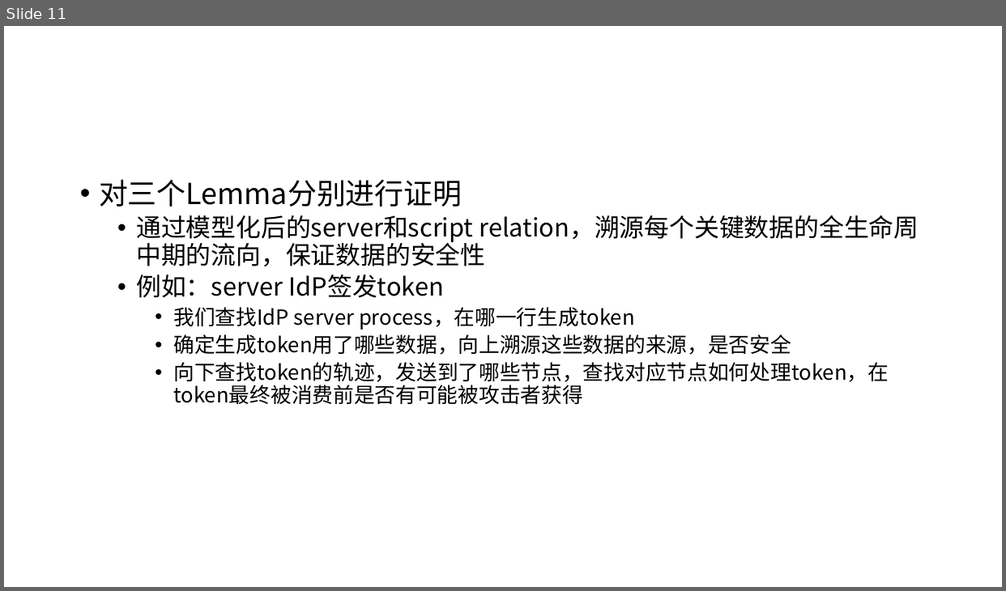
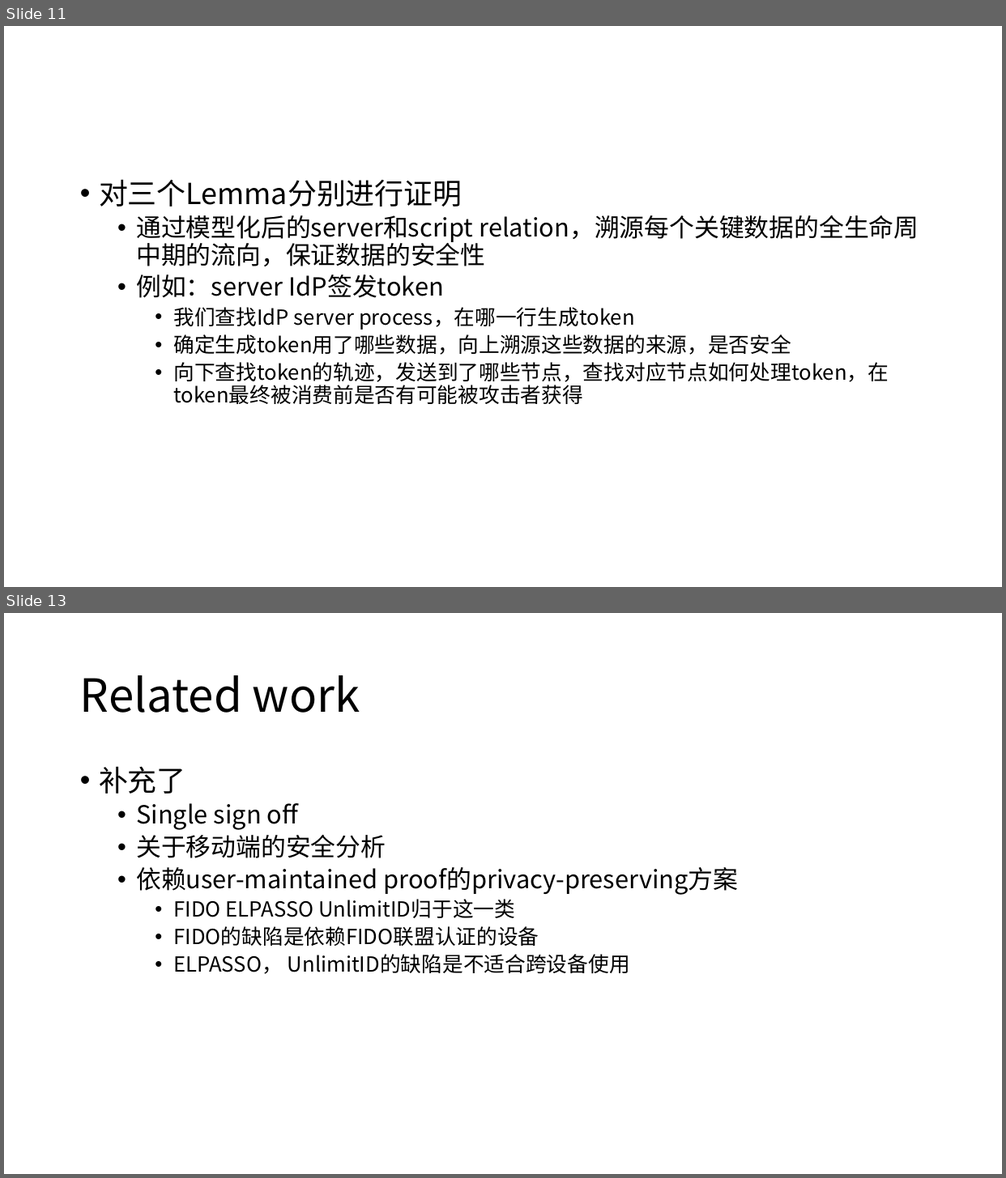
Before and after one commit to cqguo/OIDC-latex, a slide deck: other files/appendix说明.pptx. Shown one above the other, each under a label of ours: slide 11 before the commit, slides 11 and 13 after it; the slides between them are not shown. The pictures are 1006x591 and 1006x1178 pixels, drawn with LibreOffice and Linux fonts; fonts in the diff are those of the drawing. Boxes give left, top, right and bottom in pixels: in the first picture for what was removed or moved away, otherwise in the second. Text is boxed around its words. In the diff, an @@ line names an element or a change of style, - is before the commit and + after.

```diff
--- a/other files/appendix说明.pptx
+++ b/other files/appendix说明.pptx
@@ slide 13 added at (4, 613, 1002, 1174), background #FFFFFF @@
@@ title added at (80, 675, 360, 713), 44 pt, text #000000 @@
+Related work
@@ text added at (99, 766, 738, 974), 20 pt, text #000000 @@
+• 补充了
+  • Single sign off
+  • 关于移动端的安全分析
+  • 依赖user-maintained proof的privacy-preserving方案
+    • FIDO ELPASSO UnlimitID归于这一类
+    • FIDO的缺陷是依赖FIDO联盟认证的设备
+    • ELPASSO， UnlimitID的缺陷是不适合跨设备使用
```
Also in this commit, not shown: 1 slide changed, 1 other slide added, 1 other file.
